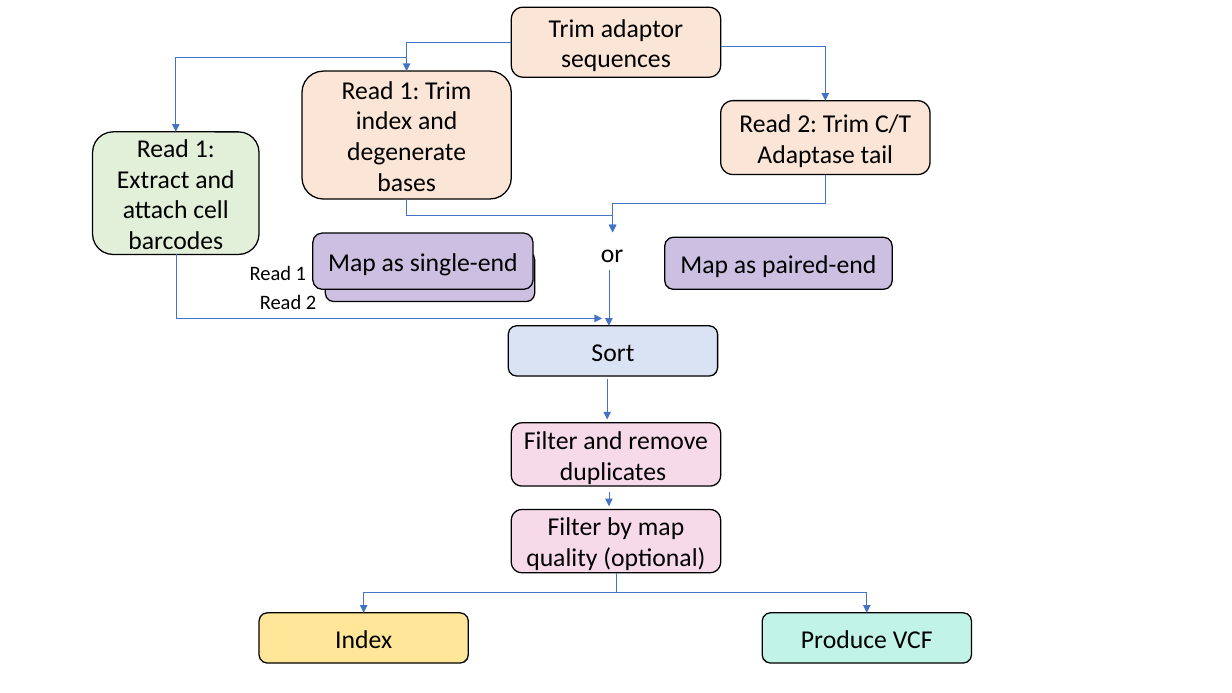
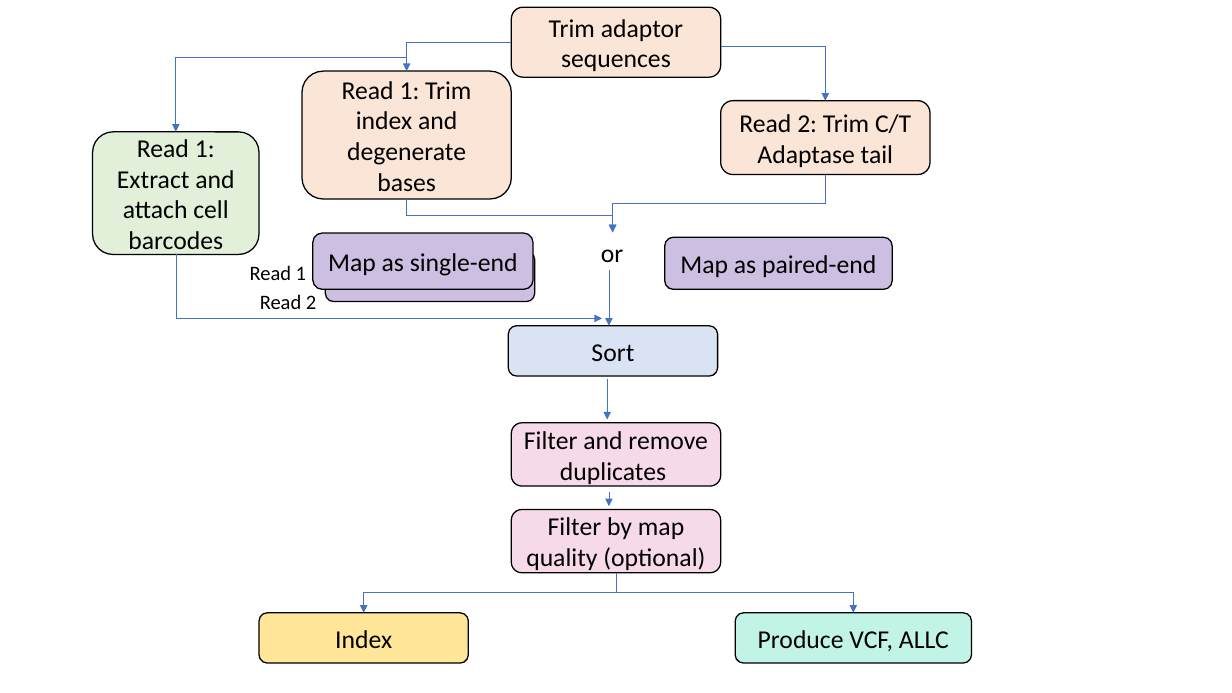
Before and after one commit to broadinstitute/warp, a slide deck: slide 1 of website/docs/documentation/Pipelines/CEMBA_MethylC_Seq_Pipeline/diagrampptx_1.pptx. Drawn at 1232x693 pixels with LibreOffice and Linux fonts; fonts in the diff are those of the drawing. Boxes give left, top, right and bottom in pixels: in the first picture for what was removed or moved away, otherwise in the second. Text is boxed around its words. In the diff, an @@ line names an element or a change of style, - is before the commit and + after.

Commit message:
Updated CEMBA overview for ALLC

```diff
--- a/website/docs/documentation/Pipelines/CEMBA_MethylC_Seq_Pipeline/diagrampptx_1.pptx
+++ b/website/docs/documentation/Pipelines/CEMBA_MethylC_Seq_Pipeline/diagrampptx_1.pptx
@@ elbow arrow moved from (616, 593) - (867, 613) to (616, 593) - (854, 613) @@
@@ rounded rectangle "Produce VCF, ALLC": place and size @@
-rounded rectangle "Produce VCF, ALLC" at <box>762,613,972,663</box>
+rounded rectangle "Produce VCF, ALLC" at <box>736,613,972,663</box>
@@ text in rounded rectangle at <box>758,630,949,651</box>: text changed @@
-Produce VCF
+Produce VCF, ALLC
```
Also in this commit, not shown: 2 other files.
